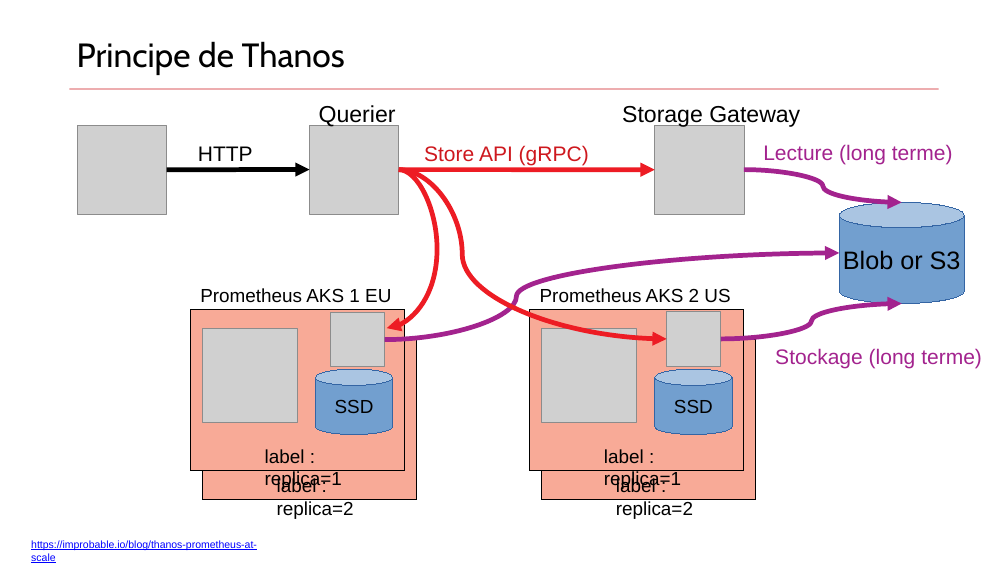
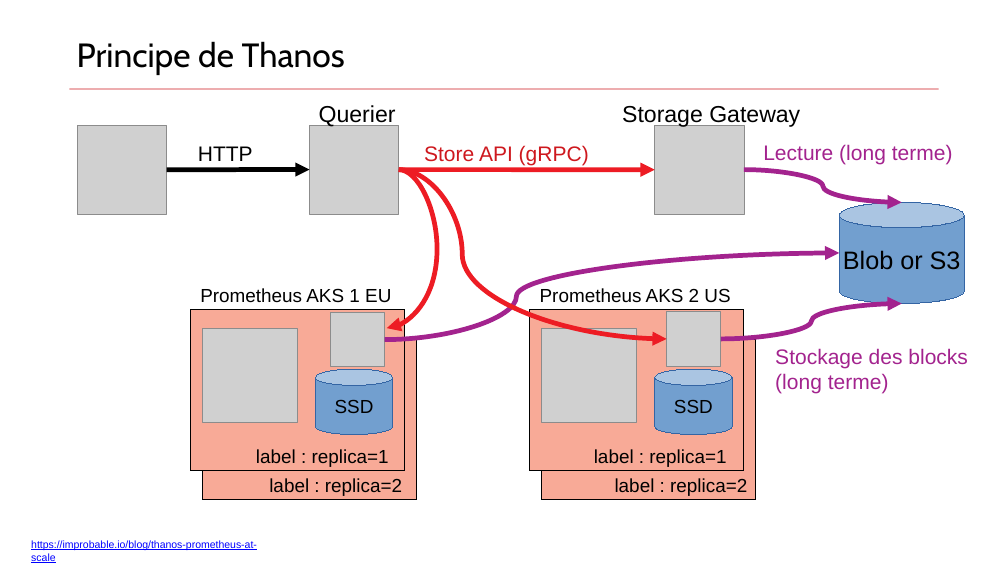
Before and after one commit to zwindler/cncf-meetup-bdx-2019-thanos, a slide deck: slide 28 of binaries/CNCF_meetup6_Thanos.pptx. Drawn at 1008x567 pixels with LibreOffice and Linux fonts; fonts in the diff are those of the drawing; grey boxes stand for pictures. Boxes give left, top, right and bottom in pixels: in the first picture for what was removed or moved away, otherwise in the second. Text is boxed around its words. In the diff, an @@ line names an element or a change of style, - is before the commit and + after.

```diff
--- a/binaries/CNCF_meetup6_Thanos.pptx
+++ b/binaries/CNCF_meetup6_Thanos.pptx
@@ text at box(775, 348, 968, 394): text changed @@
-Stockage (long terme)
+Stockage des blocks (long terme)
@@ text "label : replica=1" rewrapped from box(265, 449, 342, 490) to box(256, 449, 389, 467) @@
@@ text "label : replica=1" rewrapped from box(604, 449, 681, 490) to box(594, 449, 726, 467) @@
@@ text "label : replica=2" rewrapped from box(277, 478, 354, 519) to box(269, 478, 402, 496) @@
@@ text "label : replica=2" rewrapped from box(616, 478, 693, 519) to box(615, 478, 747, 496) @@
```
Also in this commit, not shown: 6 other slides changed.
